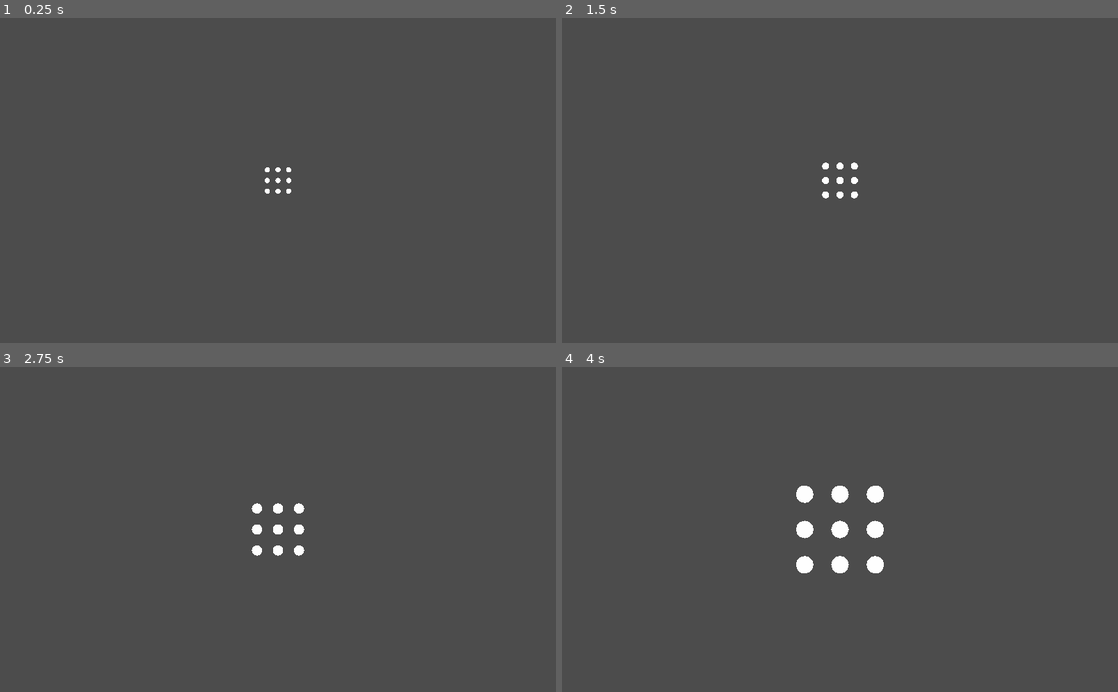
Above: before the commit, frames 1-4 (two rows, left to right).
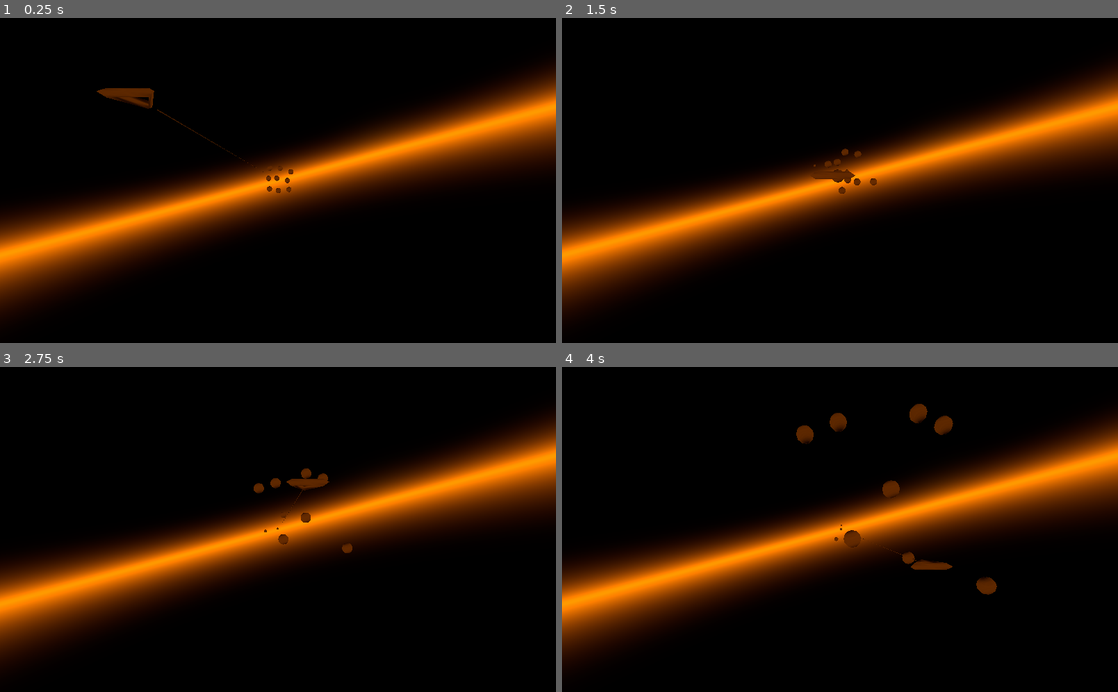
Above: after the commit, the same moments.

Repository: kyle-stevens/3d_asteroids
Game: Godot game, scene res://Demo_Level.tscn
Two runs of this game, one before a commit and one after it. Both use one fixed random seed, a clock stepped at 60 frames per second and the inputs below.
Inputs (mouse positions are in pixels of both pictures, inside the frame that each line leads up to):
- Up to frame 1 (0.25 s): no input
- Up to frame 2 (1.5 s): move the mouse to (962, 164) at 0.52 s; click (962, 164) at 0.6 s; move the mouse to (728, 196) at 1.27 s; click (728, 196) at 1.35 s
- Up to frame 3 (2.75 s): move the mouse to (333, 458) at 2.02 s; click (333, 458) at 2.1 s
- Up to frame 4 (4 s): move the mouse to (812, 594) at 2.77 s; click (812, 594) at 2.85 s; move the mouse to (1006, 578) at 3.52 s; click (1006, 578) at 3.6 s

The runs differ from the first frame. In frame 1, 100% of the frame differs, in the area x 0-100%, y 0-100%; in frame 2, 100%; in frame 3, 100%; in frame 4, 100%.

Commit message:
Lots of changes
Actually a little difficult to play atm

Diff:
--- a/3dAsteroids/Demo_Level.gd
+++ b/3dAsteroids/Demo_Level.gd
@@ -22,7 +22,7 @@
 	]
 	var spawner
 	for p in positions:
-		print(p)
+		#print(p)
 		spawner = rock.instance()
 		spawner.global_transform = p.global_transform
 		add_child(spawner)
@@ -37,7 +37,7 @@
 # Called every frame. 'delta' is the elapsed time since the previous frame.
 func _process(delta):
 	rounds += 1
-	print(rounds)
+	#print(rounds)
 func _spawn_new_asteroid():
 	var positions = [
 	$Position3D, $Position3D2, $Position3D3,
@@ -49,4 +49,5 @@
 	spawner.global_transform = positions[rand.randi_range(0,8)].global_transform
 	add_child(spawner)
 	timer.set_wait_time(5 - rounds/100)
+	#print("Timer : ", 5-rounds/10000)
 	timer.start()
--- a/3dAsteroids/Demo_Level.tscn
+++ b/3dAsteroids/Demo_Level.tscn
@@ -1,23 +1,42 @@
-[gd_scene load_steps=3 format=2]
+[gd_scene load_steps=5 format=2]
 
 [ext_resource path="res://Demo_Level.gd" type="Script" id=1]
+[ext_resource path="res://player_ship.tscn" type="PackedScene" id=2]
 
-[sub_resource type="Environment" id=1]
-background_energy = 0.0
-ambient_light_color = Color( 1, 1, 1, 1 )
-ambient_light_sky_contribution = 0.0
-dof_blur_far_distance = 3.0
-dof_blur_far_quality = 2
+[sub_resource type="ProceduralSky" id=1]
+sky_top_color = Color( 0, 0, 0, 1 )
+sky_horizon_color = Color( 0.752941, 0.352941, 0, 1 )
+sky_curve = 0.0133786
+sky_energy = 0.5
+ground_bottom_color = Color( 0, 0, 0, 1 )
+ground_horizon_color = Color( 0.752941, 0.352941, 0, 1 )
+ground_energy = 0.5
+sun_color = Color( 0.752941, 0.352941, 0, 1 )
+sun_latitude = -10.0
+sun_longitude = 25.0
+sun_curve = 0.0241483
+sun_energy = 0.5
+
+[sub_resource type="Environment" id=2]
+background_mode = 2
+background_sky = SubResource( 1 )
+background_sky_orientation = Basis( 0.965926, -0.258819, 0, 0.258819, 0.965926, 0, 0, 0, 1 )
+background_energy = 0.83
+ambient_light_color = Color( 0.282353, 0.843137, 0.933333, 1 )
+ambient_light_energy = 2.0
+fog_color = Color( 0, 0, 0, 1 )
+fog_sun_color = Color( 1, 1, 1, 1 )
+auto_exposure_enabled = true
+ss_reflections_enabled = true
+glow_enabled = true
+glow_high_quality = true
 
 [node name="Demo_Level" type="Spatial"]
 script = ExtResource( 1 )
 
 [node name="Camera" type="Camera" parent="."]
-transform = Transform( 1, 0, 0, 0, 1, 0, 0, 0, 1, 0, 0, 3.00444 )
+transform = Transform( 1, 0, 0, 0, 1, 2.98023e-08, 0, -2.98023e-08, 1, 0, 0, 3.00444 )
 current = true
-
-[node name="WorldEnvironment" type="WorldEnvironment" parent="."]
-environment = SubResource( 1 )
 
 [node name="Position3D" type="Position3D" parent="."]
 transform = Transform( 1, 0, 0, 0, 1, 0, 0, 0, 1, 0, 0, -20 )
@@ -45,3 +64,9 @@
 
 [node name="Position3D9" type="Position3D" parent="."]
 transform = Transform( 1, 0, 0, 0, 1, 0, 0, 0, 1, -1, -1, -20 )
+
+[node name="player_ship" parent="." instance=ExtResource( 2 )]
+transform = Transform( 0.1, 0, 0, 0, 0.1, 0, 0, 0, 0.1, 0, 0, 1 )
+
+[node name="WorldEnvironment" type="WorldEnvironment" parent="."]
+environment = SubResource( 2 )
--- /dev/null
+++ b/3dAsteroids/laser_blast_basic.gd
@@ -0,0 +1,23 @@
+extends StaticBody
+
+
+# Declare member variables here. Examples:
+# var a = 2
+# var b = "text"
+
+
+# Called when the node enters the scene tree for the first time.
+func _ready():
+	pass
+
+
+# Called every frame. 'delta' is the elapsed time since the previous frame.
+func _process(delta):
+	transform.origin.z -= 0.25
+
+
+	#print(global_transform.origin.z)
+	#print(linear_velocity)
+	if global_transform.origin.z <= -25:
+
+		queue_free()
--- /dev/null
+++ b/3dAsteroids/laser_blast_basic.tscn
@@ -0,0 +1,21 @@
+[gd_scene load_steps=3 format=2]
+
+[ext_resource path="res://laser_blast_basic.gd" type="Script" id=1]
+
+[sub_resource type="SphereShape" id=1]
+radius = 0.1
+
+[node name="laser_blast_basic" type="StaticBody"]
+script = ExtResource( 1 )
+
+[node name="CollisionShape" type="CollisionShape" parent="."]
+shape = SubResource( 1 )
+
+[node name="CSGSphere" type="CSGSphere" parent="."]
+layers = 2
+radius = 0.1
+
+[node name="OmniLight" type="OmniLight" parent="."]
+light_color = Color( 0, 1, 0.0627451, 1 )
+light_energy = 2.0
+omni_range = 0.1
--- /dev/null
+++ b/3dAsteroids/player_ship.gd
@@ -0,0 +1,68 @@
+extends KinematicBody
+
+
+# Declare member variables here. Examples:
+# var a = 2
+# var b = "text"
+onready var camera = get_node("../Camera")
+var vel = Vector3()
+# Called when the node enters the scene tree for the first time.
+var blast = preload("res://laser_blast_basic.tscn")
+var fired_blast
+var targeted_asteroid
+var timer = Timer.new()
+func _ready():
+	Input.set_mouse_mode(Input.MOUSE_MODE_CONFINED)
+
+	timer.connect("timeout", self, "_fire")
+	add_child(timer)
+	timer.set_wait_time(0.5)
+	timer.start()
+
+func _fire():
+	fired_blast = blast.instance()
+	fired_blast.global_transform.origin = $Position3D.global_transform.origin
+
+	get_parent().add_child(fired_blast)
+	timer.set_wait_time(0.5)
+	#print("Timer : ", 5-rounds/10000)
+	timer.start()
+
+# Called every frame. 'delta' is the elapsed time since the previous frame.
+func _process(delta):
+
+
+	if Input.is_action_just_pressed("ui_cancel"):
+		if Input.get_mouse_mode() == Input.MOUSE_MODE_CONFINED:
+			Input.set_mouse_mode(Input.MOUSE_MODE_VISIBLE)
+		else:
+			Input.set_mouse_mode(Input.MOUSE_MODE_CONFINED)
+
+#	if Input.is_action_just_pressed("fire"):
+#
+#
+#		fired_blast = blast.instance()
+#
+#
+#		fired_blast.global_transform.origin = $Position3D.transform.origin
+#
+#		add_child(fired_blast)
+
+
+
+	var position2D = get_viewport().get_mouse_position()
+
+	var dropPlane = Plane(Vector3(0,0,10), -2)
+	var position3D = dropPlane.intersects_ray(
+		camera.project_ray_origin(position2D),
+		camera.project_ray_normal(position2D)
+	)
+
+
+	transform.origin = transform.origin.linear_interpolate(
+		Vector3((position3D.x - transform.origin.x) * 2, (position3D.y - transform.origin.y) * 2, 0),
+		delta
+		)
+
+	#vel = Vector3(position3D.x - transform.origin.x, position3D.y - transform.origin.y, 0)
+	#vel = move_and_slide(vel)
--- a/3dAsteroids/player_ship.tscn
+++ b/3dAsteroids/player_ship.tscn
@@ -1,3 +1,25 @@
-[gd_scene format=2]
+[gd_scene load_steps=3 format=2]
+
+[ext_resource path="res://player_ship.gd" type="Script" id=1]
+
+[sub_resource type="SphereShape" id=1]
+radius = 2.0
 
 [node name="player_ship" type="KinematicBody"]
+script = ExtResource( 1 )
+
+[node name="CSGTorus" type="CSGTorus" parent="."]
+transform = Transform( 0.0030194, 0, 0.999995, 0, 1, 0, -0.999995, 0, 0.0030194, 0, 0, 0 )
+sides = 3
+ring_sides = 3
+
+[node name="CollisionShape" type="CollisionShape" parent="."]
+shape = SubResource( 1 )
+
+[node name="Position3D" type="Position3D" parent="."]
+transform = Transform( 1, 0, 0, 0, 1, 0, 0, 0, 1, 0, 0, -5 )
+
+[node name="CSGCylinder" type="CSGCylinder" parent="."]
+transform = Transform( 1, 0, 0, 0, -4.37114e-08, 1, 0, -1, -4.37114e-08, 0, 0, -138 )
+radius = 0.05
+height = 268.0
--- a/3dAsteroids/project.godot
+++ b/3dAsteroids/project.godot
@@ -14,6 +14,14 @@
 run/main_scene="res://Demo_Level.tscn"
 config/icon="res://icon.png"
 
+[input]
+
+fire={
+"deadzone": 0.5,
+"events": [ Object(InputEventMouseButton,"resource_local_to_scene":false,"resource_name":"","device":0,"alt":false,"shift":false,"control":false,"meta":false,"command":false,"button_mask":0,"position":Vector2( 0, 0 ),"global_position":Vector2( 0, 0 ),"factor":1.0,"button_index":1,"pressed":false,"doubleclick":false,"script":null)
+ ]
+}
+
 [physics]
 
 common/enable_pause_aware_picking=true
--- a/3dAsteroids/test_rock.gd
+++ b/3dAsteroids/test_rock.gd
@@ -8,12 +8,27 @@
 
 # Called when the node enters the scene tree for the first time.
 func _ready():
-	set_linear_velocity(Vector3(0,0,5.0))
+	var rand = RandomNumberGenerator.new()
+	rand.randomize()
+	var vel_x = rand.randf_range(-1.0,1.0)
+	var vel_y = rand.randf_range(-1.0,1.0)
+	set_linear_velocity(Vector3(vel_x, vel_y, 5.0))
 
 
 # Called every frame. 'delta' is the elapsed time since the previous frame.
 func _process(delta):
 	#print(global_transform.origin.z)
-	if global_transform.origin.z >= 5:
+	if global_transform.origin.z >= 1.1:
 		print("Out of Bounds")
 		queue_free()
+
+
+func _on_Area_body_entered(body):
+	if body is StaticBody:
+		pass
+		queue_free()
+	if body is KinematicBody:
+		print("Spaceship hit")
+		body.queue_free()
+		Input.set_mouse_mode(Input.MOUSE_MODE_VISIBLE)
+	#body.queue_free()
--- a/3dAsteroids/test_rock.tscn
+++ b/3dAsteroids/test_rock.tscn
@@ -1,10 +1,26 @@
-[gd_scene load_steps=2 format=2]
+[gd_scene load_steps=4 format=2]
 
 [ext_resource path="res://test_rock.gd" type="Script" id=1]
+
+[sub_resource type="SphereShape" id=2]
+radius = 0.253182
+
+[sub_resource type="SphereShape" id=1]
+radius = 0.352434
 
 [node name="test_rock" type="RigidBody"]
 gravity_scale = 0.0
 script = ExtResource( 1 )
 
+[node name="CollisionShape" type="CollisionShape" parent="."]
+shape = SubResource( 2 )
+
 [node name="CSGSphere" type="CSGSphere" parent="."]
 radius = 0.25
+
+[node name="Area" type="Area" parent="."]
+
+[node name="CollisionShape" type="CollisionShape" parent="Area"]
+shape = SubResource( 1 )
+
+[connection signal="body_entered" from="Area" to="." method="_on_Area_body_entered"]
